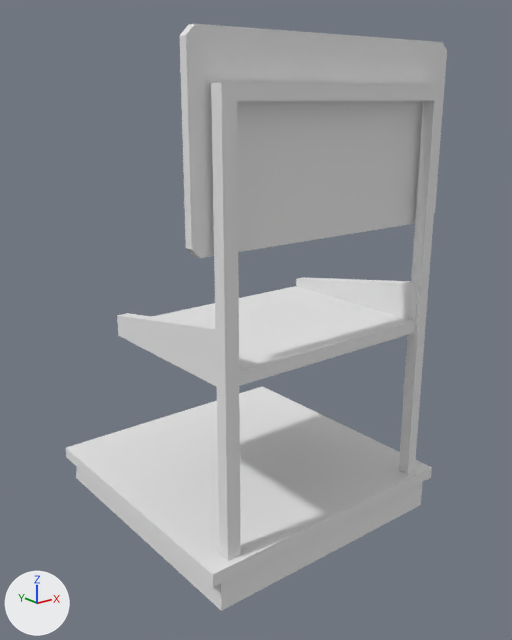
What one commit did to the FBX model Assets/Models/Strutture/Stand_nut.fbx.
Both versions are drawn from a camera (50 mm lens) standing at (-1.054, -1.002, 1.025) and looking at (0.004, 0.321, 0.496). Every picture has the same lights, and +X, +Y and +Z are marked at lower left. Where no turn or scale is listed for an object, it has been applied to the vertices.

In view in the first picture: 'Cubo.009', 'Stan_nut_box_000'.
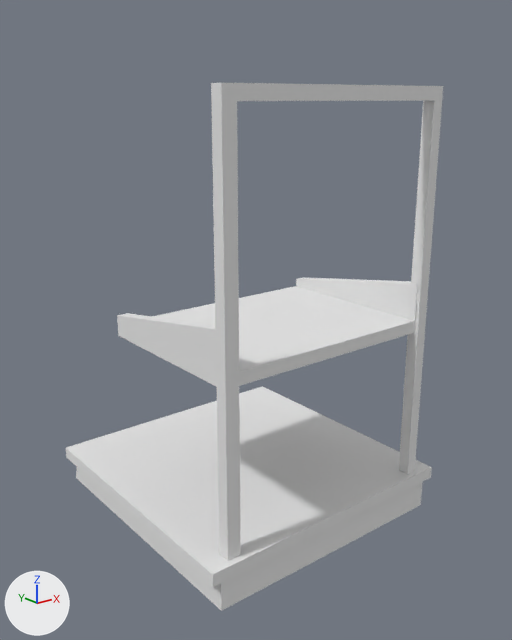
The change, as a list of edits to the scene's bpy script:
```text
Remove ob_cubo_009:
    ob_cubo_009 = bpy.data.objects.new('Cubo.009', me_cubo_004)
    ob_cubo_009.location = (0.0, 0.0, 0.0)
```

Where the change shows, as pixel boxes [x1, y1, x2, y2] in the pictures (512 x 640 px):
'Cubo.009', deleted: before [179, 24, 447, 258]
